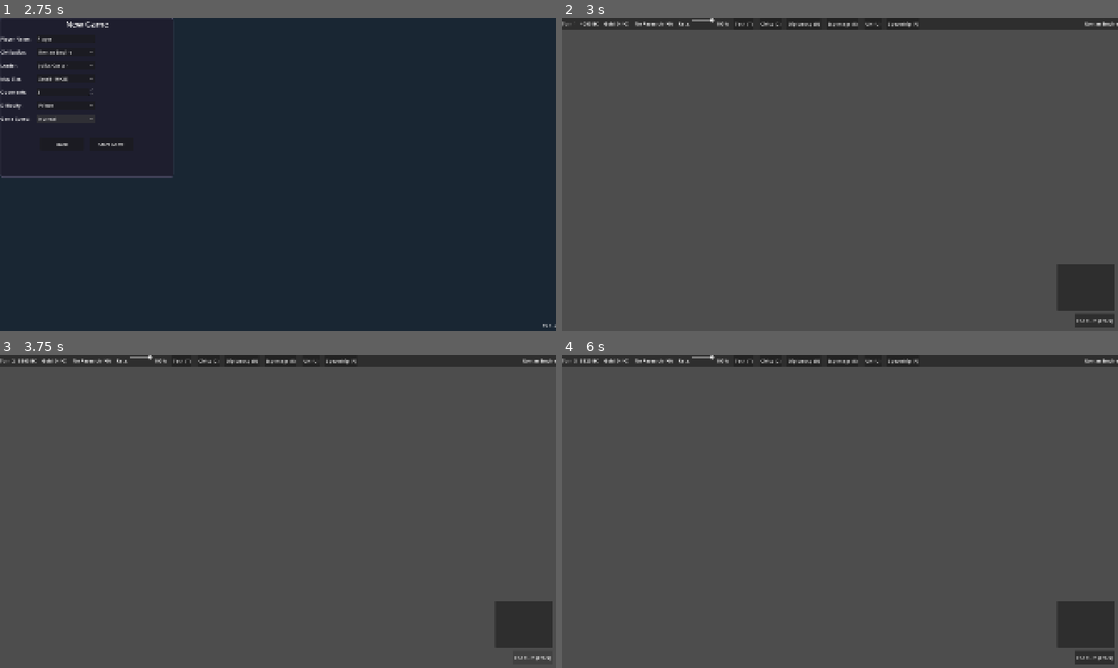
Above: before the commit, frames 1-4 (two rows, left to right).
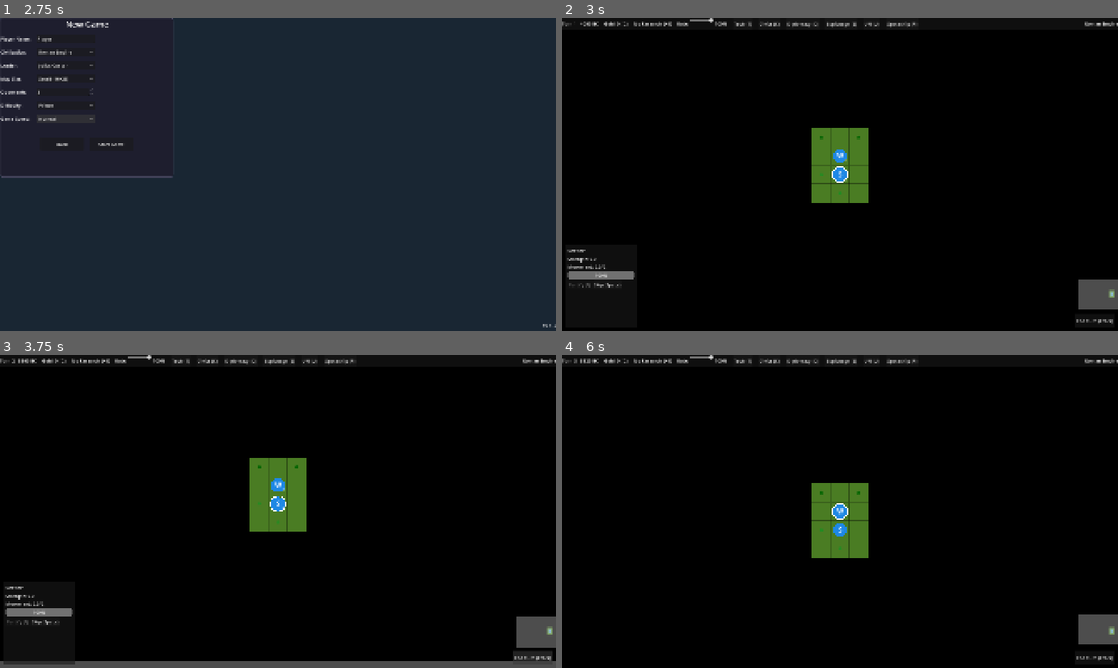
Above: after the commit, the same moments.

Repository: mammaspappa/KULTURIV
Game: Godot game, scene res://scenes/main/main_menu.tscn
The game is run twice, just before and just after one commit, with the same random seed, the same clock (stepped at 60 frames per second) and the same inputs.
Inputs (mouse positions are in pixels of both pictures, inside the frame that each line leads up to):
- Up to frame 1 (2.75 s): click "New Game" at 0.5 s; click "Normal" at 1.25 s; click "Normal" at 2 s
- Up to frame 2 (3 s): click "Start Game" at 2.75 s
- Up to frame 3 (3.75 s): click "End Turn (Enter)" at 3.5 s
- Up to frame 4 (6 s): click "End Turn (Enter)" at 4.25 s; click (606, 621) at 5 s, where only the run after the commit has a clickable "Skip (Space)"; click (606, 621) at 5.75 s, where only the run after the commit has a clickable "Skip (Space)"

Frame 1 is identical in both runs. In frame 2, 99% of the frame differs, in the area x 0-100%, y 0-100%; in frame 3, 97%; in frame 4, 99%.
Error before the commit: Parse Error: Identifier "initial_territory" not declared in the current scope. (res://scripts/core/game_world.gd:529)
Error after the commit: Invalid call. Nonexistent function 'get' in base 'String'. (res://scripts/core/player.gd:339)

Commit message:
Fix undefined initial_territory variable in game_world.gd
Use city.territory instead of non-existent initial_territory.

Co-Authored-By: Claude Opus 4.5 <noreply@anthropic.com>

Diff:
--- a/scripts/core/game_world.gd
+++ b/scripts/core/game_world.gd
@@ -526,7 +526,7 @@
 
 	# Update wrap visuals for cylindrical map (for owned tiles and road)
 	if game_grid:
-		for tile_pos in initial_territory:
+		for tile_pos in city.territory:
 			game_grid.update_wrap_tile(tile_pos)
 
 	# Reveal visibility around the new city
